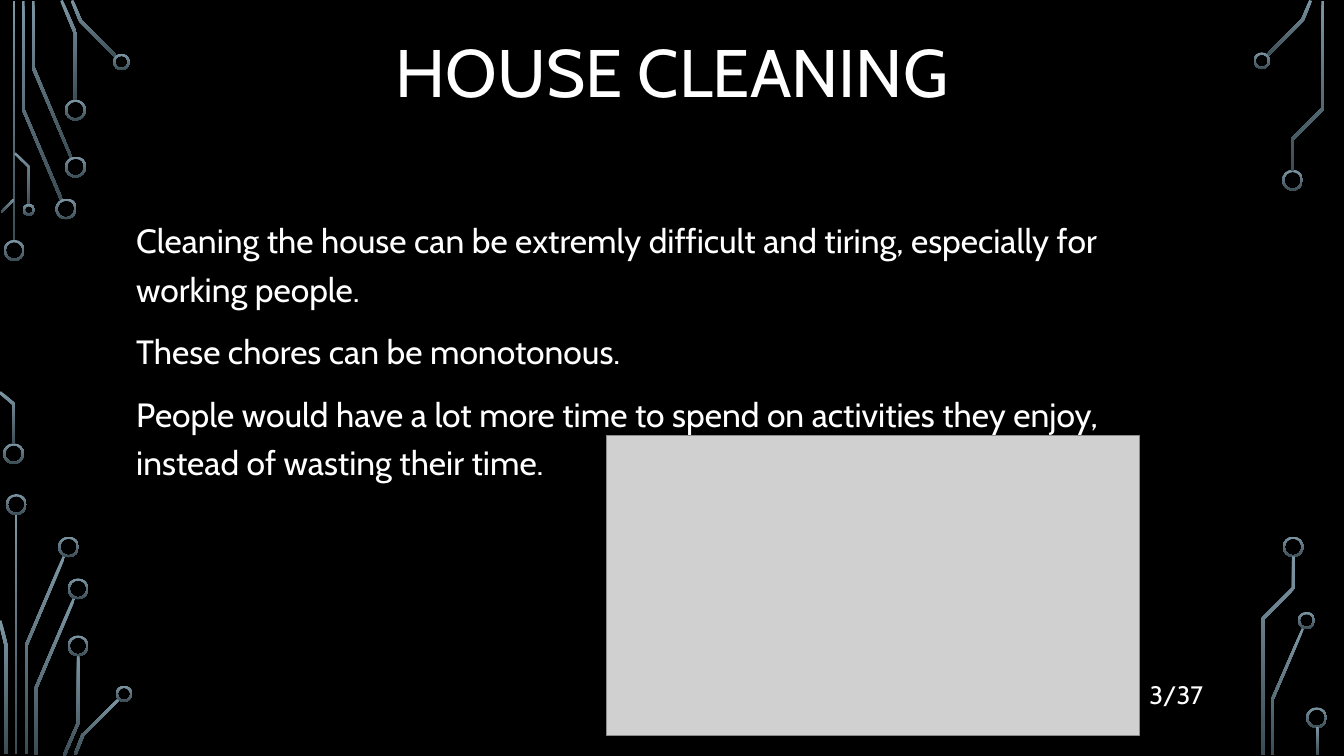
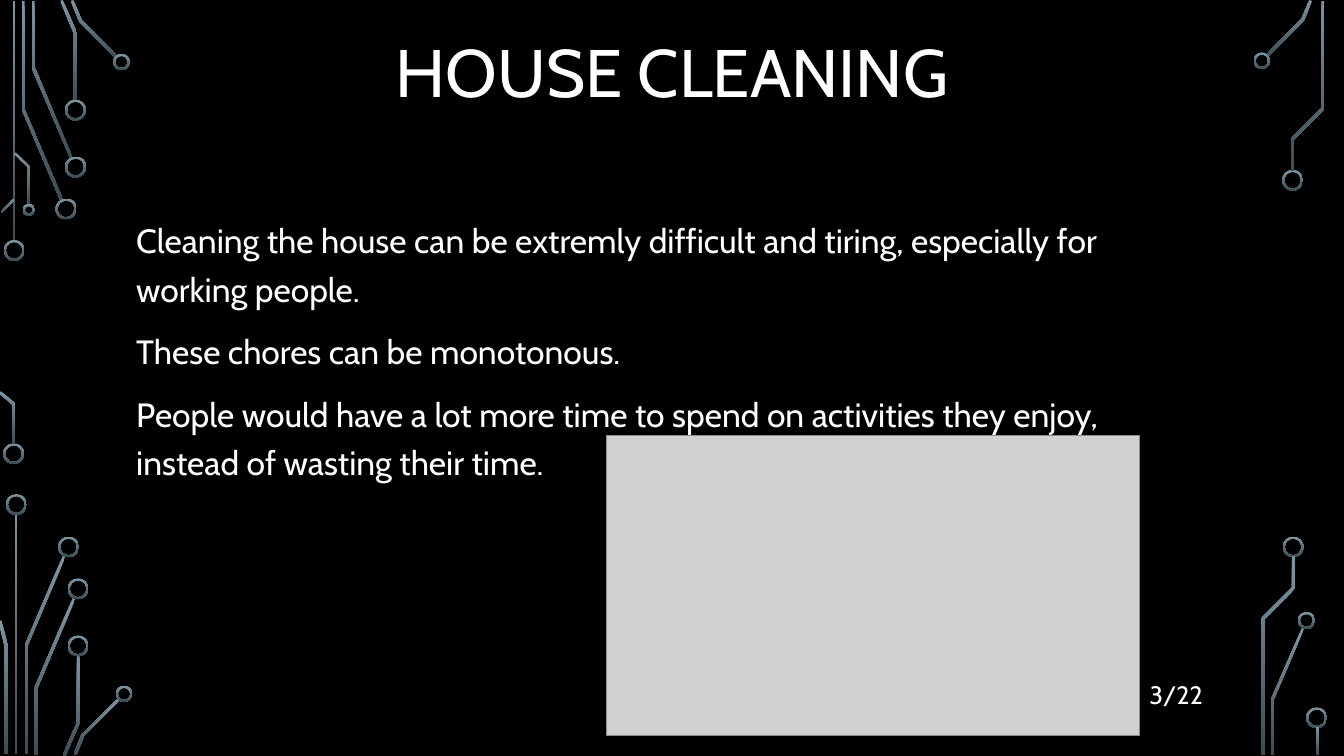
Before and after one commit to filozof50/UP, a slide deck: slide 3 of hw2/H2020.pptx. Drawn at 1344x756 pixels with LibreOffice and Linux fonts; fonts in the diff are those of the drawing; grey boxes stand for pictures; background and template pictures are left out. Boxes give left, top, right and bottom in pixels: in the first picture for what was removed or moved away, otherwise in the second. Text is boxed around its words. In the diff, an @@ line names an element or a change of style, - is before the commit and + after.

```diff
--- a/hw2/H2020.pptx
+++ b/hw2/H2020.pptx
@@ text at box(1149, 686, 1203, 706): text changed @@
-3/37
+3/22
```
Also in this commit, not shown: 4 other slides changed, 16 slides added, 17 other files.
